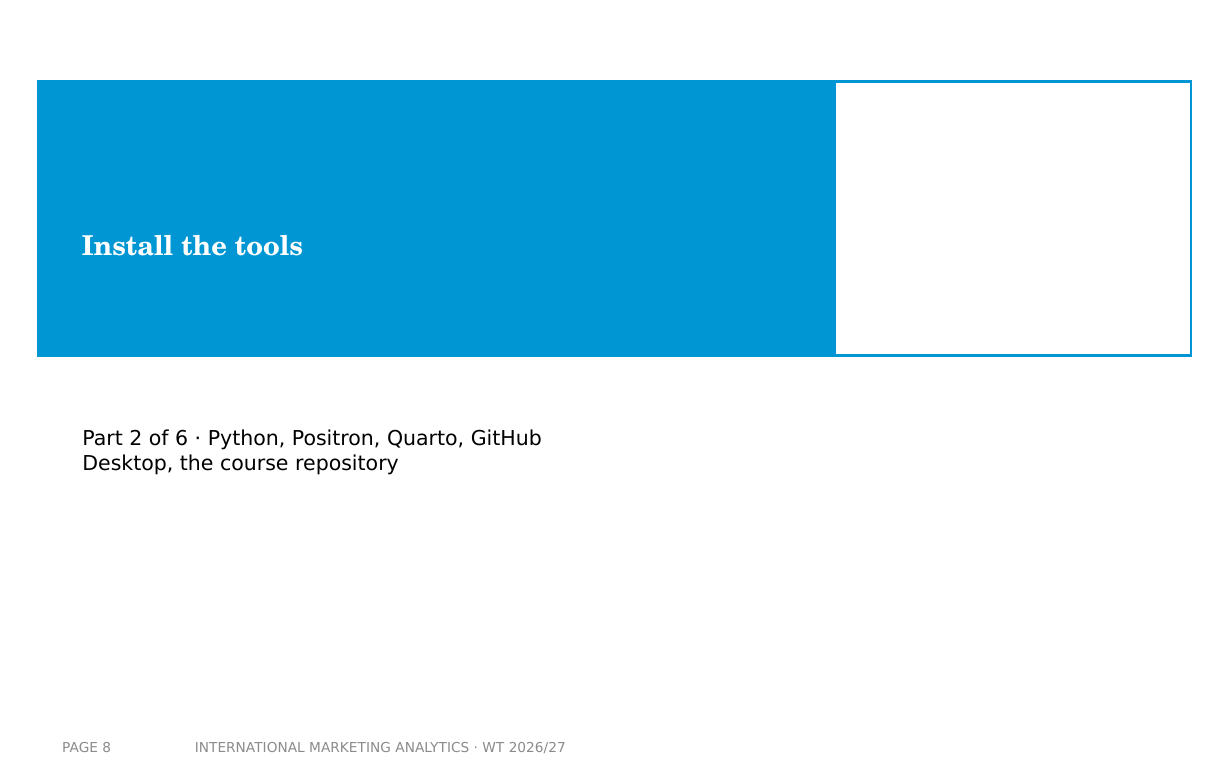
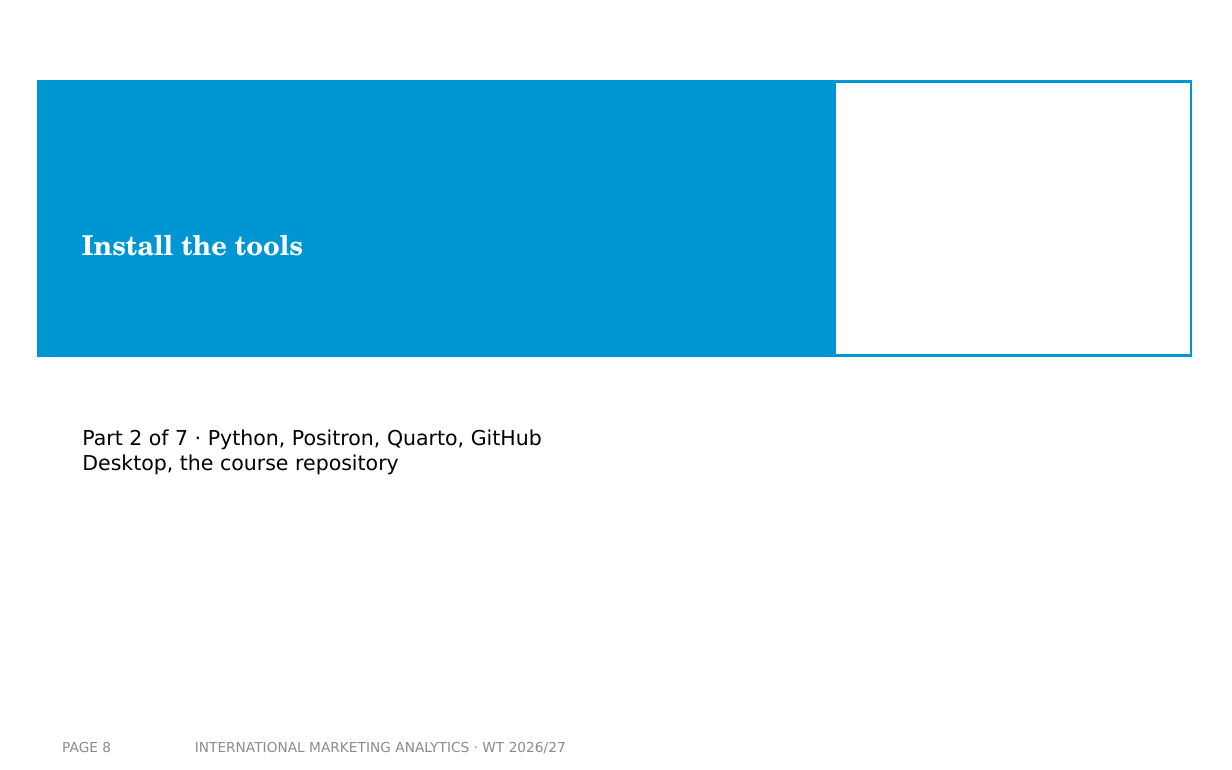
Before and after one commit to arnefloh-wu/International-Marketing-Analytics, a slide deck: slide 8 of slides/01a_setup-and-registration_WT26-27.pptx. Drawn at 1232x770 pixels with LibreOffice and Linux fonts; fonts in the diff are those of the drawing; background and template pictures are left out. Boxes give left, top, right and bottom in pixels: in the first picture for what was removed or moved away, otherwise in the second. Text is boxed around its words. In the diff, an @@ line names an element or a change of style, - is before the commit and + after.

```diff
--- a/slides/01a_setup-and-registration_WT26-27.pptx
+++ b/slides/01a_setup-and-registration_WT26-27.pptx
@@ text at (82, 429, 542, 475): text changed @@
-Part 2 of 6 · Python, Positron, Quarto, GitHub Desktop, the course repository
+Part 2 of 7 · Python, Positron, Quarto, GitHub Desktop, the course repository
```
Also in this commit, not shown: 6 other slides changed, 5 slides added, 4 other files.
